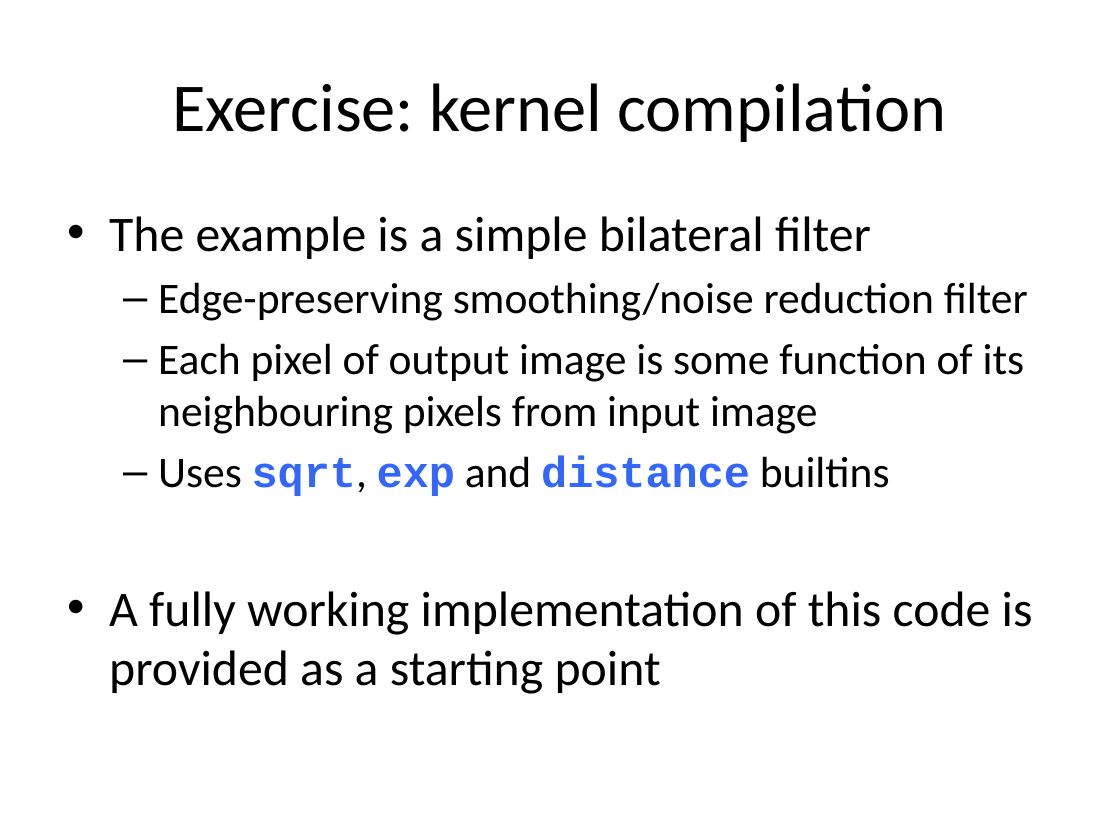
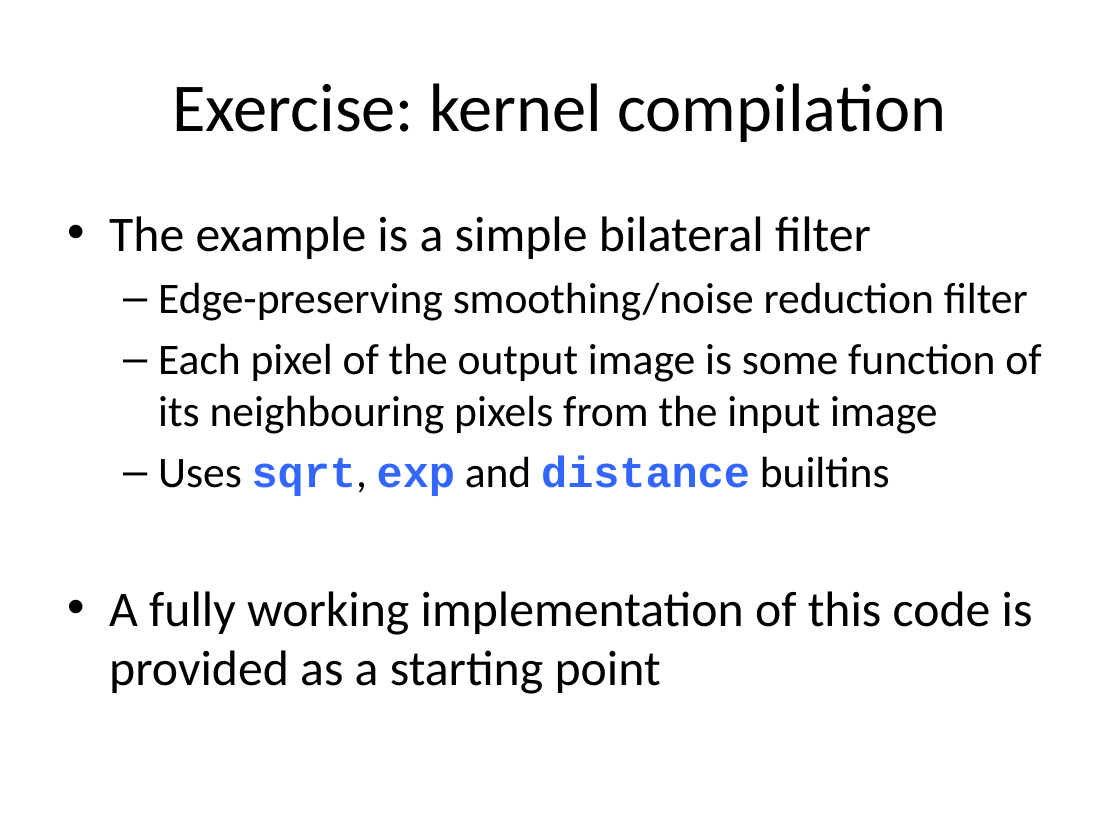
Before and after one commit to UoB-HPC/opencl-training-code, a slide deck: slide 24 of slides/advanced_part2.pptx. Drawn at 1120x840 pixels with LibreOffice and Linux fonts; fonts in the diff are those of the drawing. Boxes give left, top, right and bottom in pixels: in the first picture for what was removed or moved away, otherwise in the second. Text is boxed around its words. In the diff, an @@ line names an element or a change of style, - is before the commit and + after.

Commit message:
Part 2 updates
Minor wording improvements on a couple of slides.

```diff
--- a/slides/advanced_part2.pptx
+++ b/slides/advanced_part2.pptx
@@ text at box(158, 343, 1041, 434): text changed @@
-  – Each pixel of output image is some function of its neighbouring pixels from input image
+  – Each pixel of the output image is some function of its neighbouring pixels from the input image
```
Also in this commit, not shown: 5 other slides changed.
